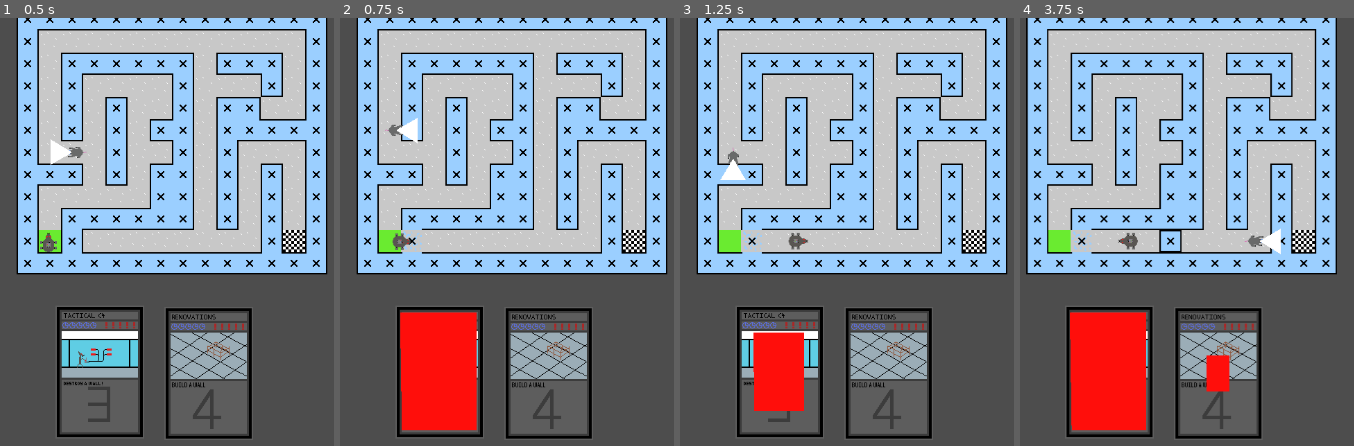
Above: before the commit, frames 1-4 (left to right).
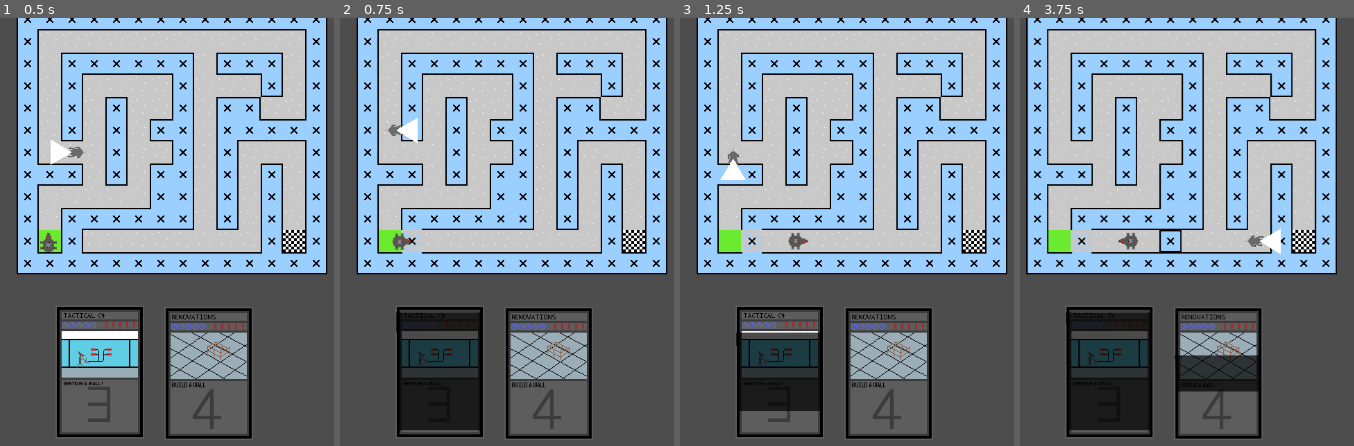
Above: after the commit, the same moments.

Repository: johannagroven/dontratmeout
Game: Godot game, scene res://main.tscn
Two runs of this game, one before a commit and one after it. Both use one fixed random seed, a clock stepped at 60 frames per second and the inputs below.
Inputs:
- Up to frame 1 (0.5 s): no input
- Up to frame 2 (0.75 s): tap Enter at 0.5 s; hold Right (ui_right) from 0.53 s (still down); tap 3 at 0.6 s
- Up to frame 3 (1.25 s): keep holding Right (ui_right)
- Up to frame 4 (3.75 s): release Right (ui_right) at 1.28 s; hold Down (ui_down) 1.28-2.03 s; tap 4 at 1.35, 2.85 s; hold Right (ui_right) 2.03-2.78 s; tap 3 at 2.1, 3.6 s; hold Up (ui_up) 2.78-3.53 s; hold Left (ui_left) from 3.53 s (still down)

Frame 1 is identical in both runs. In frame 2, 6.7% of the frame differs, in the area x 16-42%, y 68-97%; in frame 3, 4.3%; in frame 4, 8.8%, in the area x 13-72%, y 68-97%.

Commit message:
prettier progress boxes

Diff:
--- a/timed_ability.gd
+++ b/timed_ability.gd
@@ -37,4 +37,4 @@
 	timer = max(timer, 0)
 
 	var percent = timer / maxCooldown
-	poly.scale = Vector2(percent, percent)
+	poly.scale = Vector2(1, percent)
--- a/timed_ability.tscn
+++ b/timed_ability.tscn
@@ -1,14 +1,14 @@
-[gd_scene load_steps=3 format=3 uid="uid://3y8usxyunu7"]
+[gd_scene format=3 uid="uid://3y8usxyunu7"]
 
 [ext_resource type="Script" uid="uid://cvkn6o6oxb4lb" path="res://timed_ability.gd" id="1_0x5wn"]
-[ext_resource type="Texture2D" uid="uid://dqfnwgkcl5gs7" path="res://assets/cards/destroyWall.png" id="2_g5y4h"]
+[ext_resource type="Texture2D" uid="uid://qtcoggk63j3j" path="res://assets/cards/destroyWall.png" id="2_g5y4h"]
 
-[node name="TimedAbility" type="Node2D"]
+[node name="TimedAbility" type="Node2D" unique_id=1337290724]
 script = ExtResource("1_0x5wn")
 
-[node name="Sprite2D" type="Sprite2D" parent="."]
+[node name="Sprite2D" type="Sprite2D" parent="." unique_id=901514521]
 texture = ExtResource("2_g5y4h")
 
-[node name="Polygon2D" type="Polygon2D" parent="."]
-color = Color(1, 0.0588235, 0.0431373, 1)
+[node name="Polygon2D" type="Polygon2D" parent="." unique_id=588490216]
+color = Color(0, 0, 0, 0.7058824)
 polygon = PackedVector2Array(-63, -94, 58, -94, 58, 92, -60, 92)
